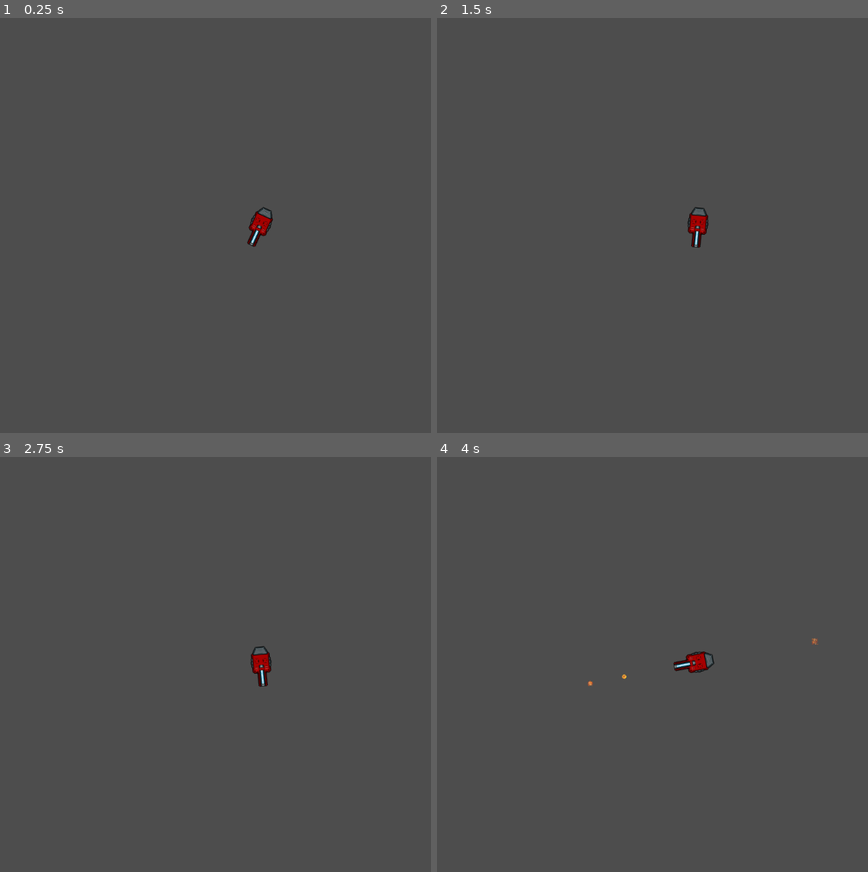
Above: before the commit, frames 1-4 (two rows, left to right).
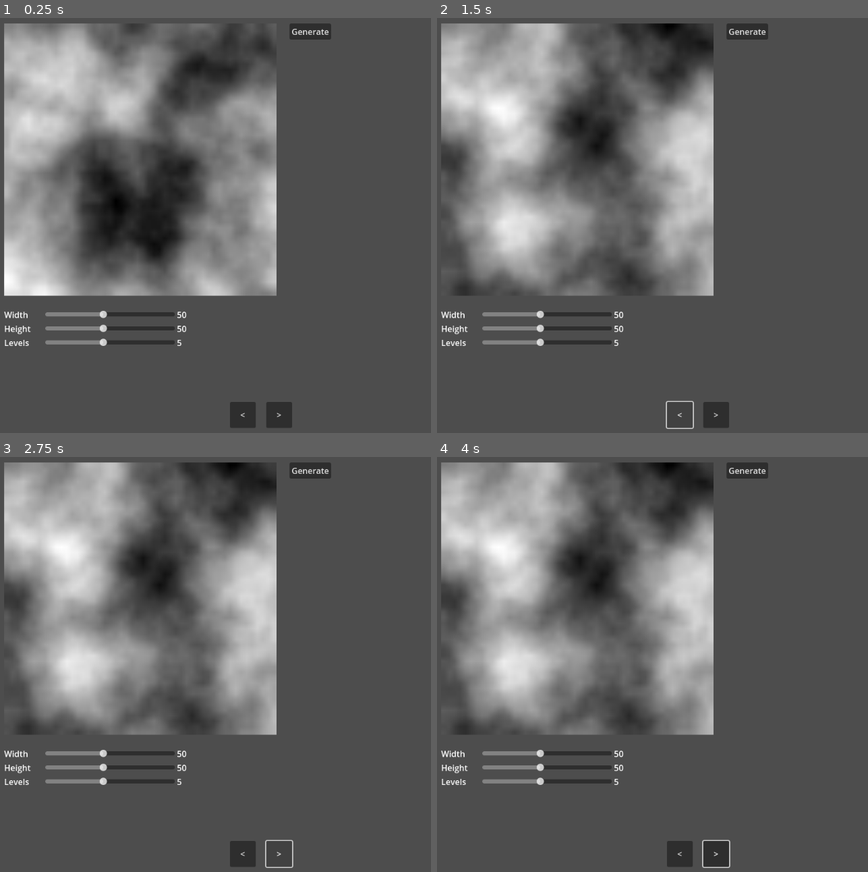
Above: after the commit, the same moments.

Repository: lycilph/GodotCreeper
Game: Godot game, scene res://LandscapeGenerator/landscape_generator.tscn
Two runs of this game, one before a commit and one after it. Both use one fixed random seed, a clock stepped at 60 frames per second and the inputs below. Before the commit the project starts from res://BulletTest/bullet_test.tscn.
Inputs (mouse positions are in pixels of both pictures, inside the frame that each line leads up to):
- Up to frame 1 (0.25 s): no input
- Up to frame 2 (1.5 s): click (747, 30) at 0.5 s, where only the run after the commit has a clickable "Generate"; click (678, 416) at 1.25 s, where only the run after the commit has a clickable "<"
- Up to frame 3 (2.75 s): click (280, 855) at 2 s, where only the run after the commit has a clickable ">"
- Up to frame 4 (4 s): tap Enter (ui_accept) at 2.75, 3.02, 3.5, 3.77 s; move the mouse to (816, 639) at 2.77 s; hold Right (ui_right) 2.78-3.53 s; hold R (run_simulation) 2.78-3.53 s; click (816, 639) at 2.92 s; move the mouse to (592, 685) at 3.52 s; hold Down (ui_down) from 3.53 s (still down); tap 1 (select_block_1) at 3.6 s

The runs differ from the first frame. In frame 1, 34% of the frame differs, in the area x 0-77%, y 1-99%; in frame 2, 31%; in frame 3, 31%; in frame 4, 31%.

Commit message:
Started landscape generation

Diff:
--- /dev/null
+++ b/TestProject/LandscapeGenerator/landscape_generator.gd
@@ -0,0 +1,30 @@
+extends Node2D
+
+@export var rect : TextureRect
+
+@export var width_slider : Slider
+@export var height_slider : Slider
+@export var levels_slider : Slider
+
+@export var width_label : Label
+@export var height_label : Label
+@export var levels_label : Label
+
+func _ready():
+	width_slider.value = 50
+	height_slider.value = 50
+	levels_slider.value = 5
+
+func _on_width_slider_value_changed(value):
+	width_label.text = str(value)
+
+func _on_height_slider_value_changed(value):
+	height_label.text = str(value)
+
+func _on_levels_slider_value_changed(value):
+	levels_label.text = str(value)
+
+func _on_generate_button_pressed():
+	rect.texture.width = width_slider.value
+	rect.texture.height = height_slider.value
+	rect.texture.noise.seed = randi()
--- /dev/null
+++ b/TestProject/LandscapeGenerator/landscape_generator.tscn
@@ -0,0 +1,133 @@
+[gd_scene load_steps=4 format=3 uid="uid://dkttbxloioha7"]
+
+[ext_resource type="Script" path="res://LandscapeGenerator/landscape_generator.gd" id="1_vnsg7"]
+
+[sub_resource type="FastNoiseLite" id="FastNoiseLite_jsc54"]
+frequency = 0.03
+domain_warp_type = 2
+
+[sub_resource type="NoiseTexture2D" id="NoiseTexture2D_wh02r"]
+width = 50
+height = 50
+noise = SubResource("FastNoiseLite_jsc54")
+
+[node name="LandscapeGenerator" type="Node2D" node_paths=PackedStringArray("rect", "width_slider", "height_slider", "levels_slider", "width_label", "height_label", "levels_label")]
+script = ExtResource("1_vnsg7")
+rect = NodePath("TextureRect")
+width_slider = NodePath("VBoxContainer/HBoxContainer/WidthSlider")
+height_slider = NodePath("VBoxContainer/HBoxContainer2/HeightSlider")
+levels_slider = NodePath("VBoxContainer/HBoxContainer3/LevelsSlider")
+width_label = NodePath("VBoxContainer/HBoxContainer/WidthLabel")
+height_label = NodePath("VBoxContainer/HBoxContainer2/HeightLabel")
+levels_label = NodePath("VBoxContainer/HBoxContainer3/LevelsLabel")
+
+[node name="TextureRect" type="TextureRect" parent="."]
+offset_left = 25.0
+offset_top = 25.0
+offset_right = 550.0
+offset_bottom = 550.0
+texture = SubResource("NoiseTexture2D_wh02r")
+
+[node name="VBoxContainer" type="VBoxContainer" parent="."]
+offset_left = 25.0
+offset_top = 575.0
+offset_right = 112.0
+offset_bottom = 661.0
+
+[node name="HBoxContainer" type="HBoxContainer" parent="VBoxContainer"]
+layout_mode = 2
+
+[node name="Label" type="Label" parent="VBoxContainer/HBoxContainer"]
+custom_minimum_size = Vector2(75, 0)
+layout_mode = 2
+text = "Width
+"
+
+[node name="WidthSlider" type="HSlider" parent="VBoxContainer/HBoxContainer"]
+custom_minimum_size = Vector2(250, 0)
+layout_mode = 2
+size_flags_horizontal = 3
+size_flags_vertical = 4
+min_value = 10.0
+value = 10.0
+
+[node name="WidthLabel" type="Label" parent="VBoxContainer/HBoxContainer"]
+custom_minimum_size = Vector2(50, 0)
+layout_mode = 2
+text = "123"
+
+[node name="HBoxContainer2" type="HBoxContainer" parent="VBoxContainer"]
+layout_mode = 2
+
+[node name="Label" type="Label" parent="VBoxContainer/HBoxContainer2"]
+custom_minimum_size = Vector2(75, 0)
+layout_mode = 2
+text = "Height
+"
+
+[node name="HeightSlider" type="HSlider" parent="VBoxContainer/HBoxContainer2"]
+layout_mode = 2
+size_flags_horizontal = 3
+size_flags_vertical = 4
+min_value = 10.0
+value = 10.0
+
+[node name="HeightLabel" type="Label" parent="VBoxContainer/HBoxContainer2"]
+custom_minimum_size = Vector2(50, 0)
+layout_mode = 2
+text = "123
+"
+
+[node name="HBoxContainer3" type="HBoxContainer" parent="VBoxContainer"]
+layout_mode = 2
+
+[node name="Label" type="Label" parent="VBoxContainer/HBoxContainer3"]
+custom_minimum_size = Vector2(75, 0)
+layout_mode = 2
+text = "Levels"
+
+[node name="LevelsSlider" type="HSlider" parent="VBoxContainer/HBoxContainer3"]
+layout_mode = 2
+size_flags_horizontal = 3
+size_flags_vertical = 4
+min_value = 1.0
+max_value = 10.0
+value = 1.0
+
+[node name="LevelsLabel" type="Label" parent="VBoxContainer/HBoxContainer3"]
+custom_minimum_size = Vector2(50, 0)
+layout_mode = 2
+text = "123"
+
+[node name="GenerateButton" type="Button" parent="."]
+offset_left = 575.0
+offset_top = 25.0
+offset_right = 655.0
+offset_bottom = 56.0
+text = "Generate"
+
+[node name="CenterContainer" type="CenterContainer" parent="."]
+offset_top = 740.0
+offset_right = 1040.0
+offset_bottom = 821.0
+
+[node name="HBoxContainer" type="HBoxContainer" parent="CenterContainer"]
+layout_mode = 2
+size_flags_horizontal = 4
+size_flags_vertical = 8
+theme_override_constants/separation = 20
+
+[node name="PreviousButton" type="Button" parent="CenterContainer/HBoxContainer"]
+custom_minimum_size = Vector2(50, 50)
+layout_mode = 2
+text = "<"
+
+[node name="NextButton" type="Button" parent="CenterContainer/HBoxContainer"]
+custom_minimum_size = Vector2(50, 50)
+layout_mode = 2
+text = ">"
+
+[connection signal="value_changed" from="VBoxContainer/HBoxContainer/WidthSlider" to="." method="_on_width_slider_value_changed"]
+[connection signal="value_changed" from="VBoxContainer/HBoxContainer2/HeightSlider" to="." method="_on_height_slider_value_changed"]
+[connection signal="value_changed" from="VBoxContainer/HBoxContainer3/LevelsSlider" to="." method="_on_levels_slider_value_changed"]
+[connection signal="pressed" from="GenerateButton" to="." method="_on_generate_button_pressed"]
--- a/TestProject/project.godot
+++ b/TestProject/project.godot
@@ -11,7 +11,7 @@
 [application]
 
 config/name="TestProject"
-run/main_scene="res://BulletTest/bullet_test.tscn"
+run/main_scene="res://LandscapeGenerator/landscape_generator.tscn"
 config/features=PackedStringArray("4.0", "Mobile")
 config/icon="res://icon.svg"
 
